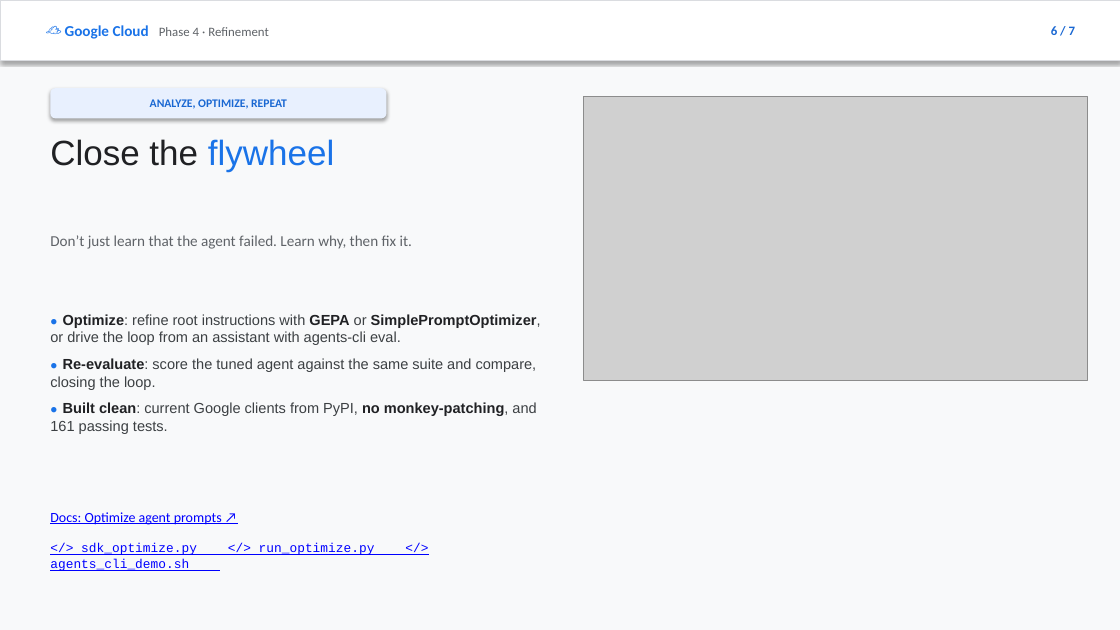
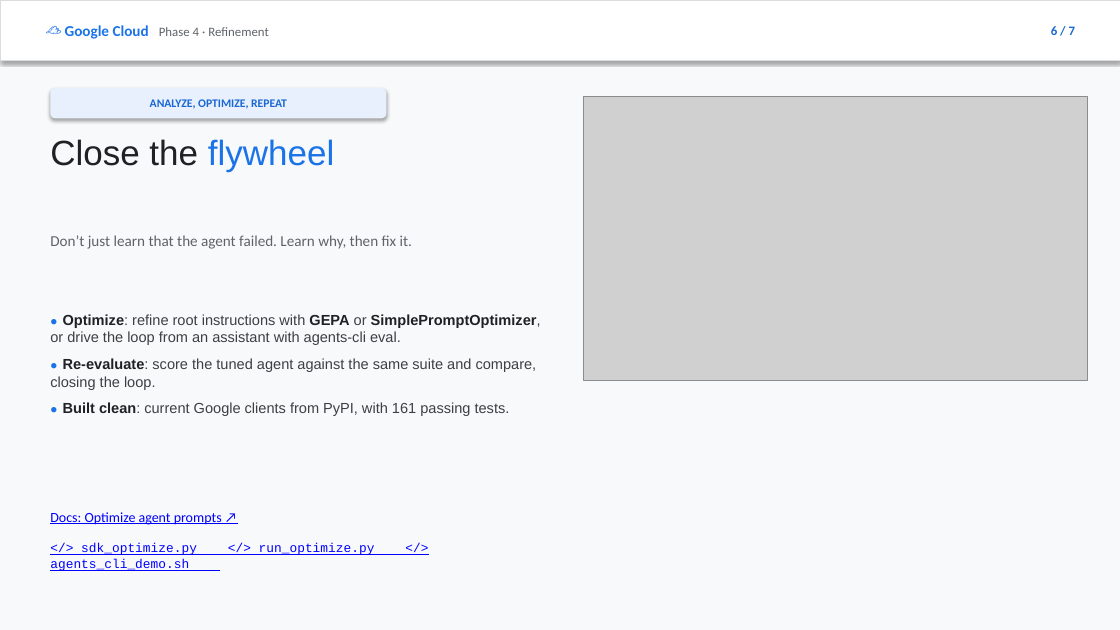
Before and after one commit to jswortz/geap-tour, a slide deck: slide 6 of docs/eval_slides.pptx. Drawn at 1120x630 pixels with LibreOffice and Linux fonts; fonts in the diff are those of the drawing; grey boxes stand for pictures. Boxes give left, top, right and bottom in pixels: in the first picture for what was removed or moved away, otherwise in the second. Text is boxed around its words. In the diff, an @@ line names an element or a change of style, - is before the commit and + after.

```diff
--- a/docs/eval_slides.pptx
+++ b/docs/eval_slides.pptx
@@ text at bbox=[63, 402, 510, 416]: text changed @@
-● Built clean: current Google clients from PyPI, no monkey-patching, and 161 passing tests.
+● Built clean: current Google clients from PyPI, with 161 passing tests.
```
Also in this commit, not shown: 1 other slide changed, 2 other files.
